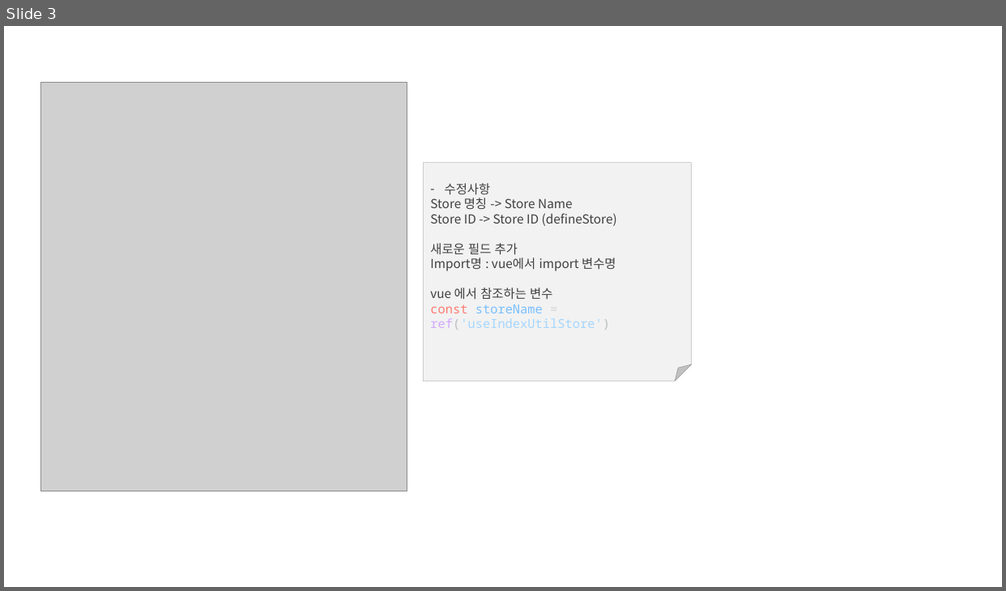
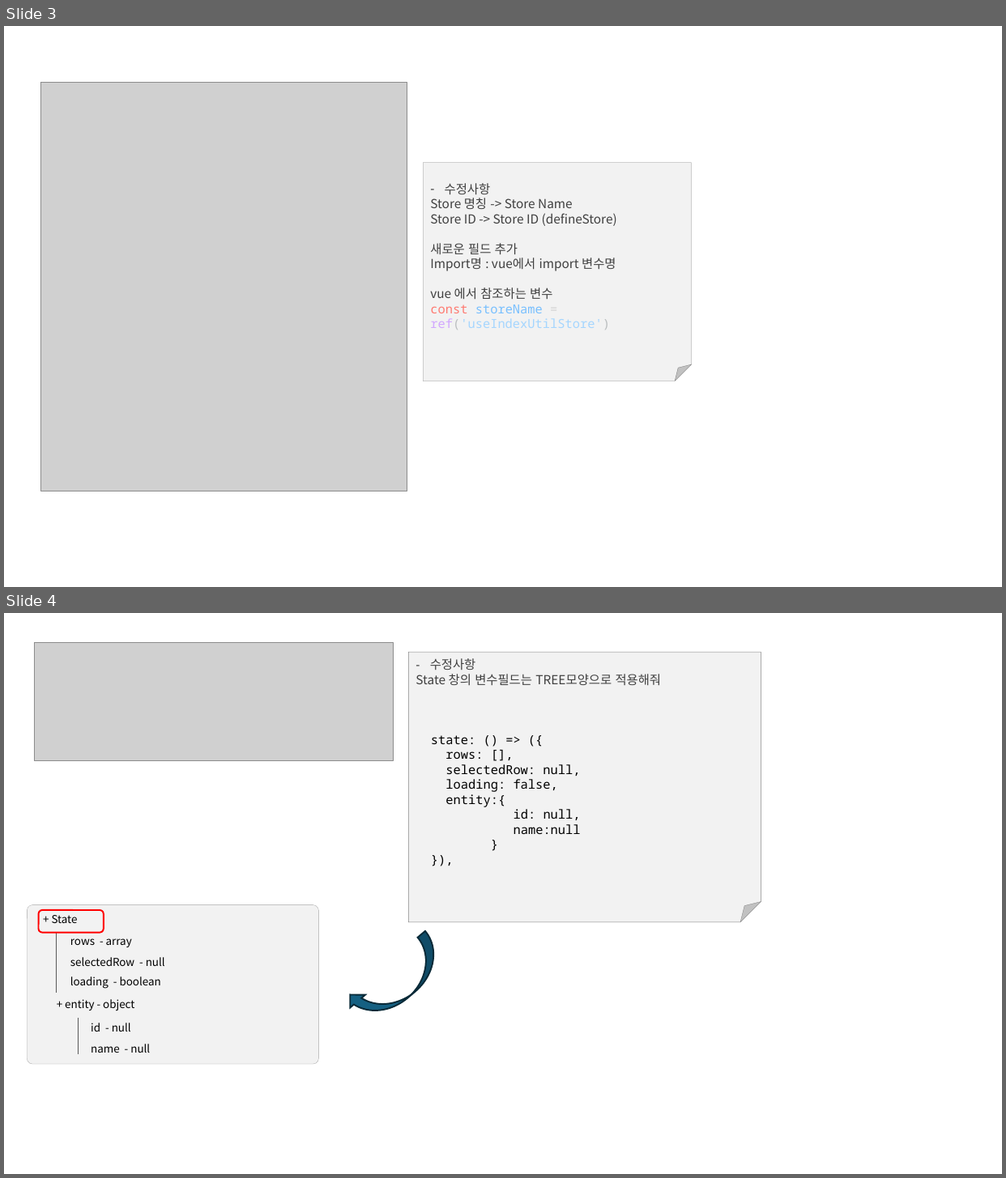
Before and after one commit to ncsysmaster/quasar-ui-tool, a slide deck: examples/Store화면 참조.pptx. Shown one above the other, each under a label of ours: slide 3 before the commit, slides 3 and 4 after it. The pictures are 1006x591 and 1006x1178 pixels, drawn with LibreOffice and Linux fonts; fonts in the diff are those of the drawing; grey boxes stand for pictures. Boxes give left, top, right and bottom in pixels: in the first picture for what was removed or moved away, otherwise in the second. Text is boxed around its words. In the diff, an @@ line names an element or a change of style, - is before the commit and + after.

```diff
--- a/examples/Store화면 참조.pptx
+++ b/examples/Store화면 참조.pptx
@@ slide 4 added at [4,613,1002,1174], background #FFFFFF @@
@@ picture added at [35,643,394,761] @@
@@ folded corner added at [408,652,761,922], fill #F2F2F2, outline #808080 0.25 pt, 12 pt, text #000000 @@
+– 수정사항
+State 창의 변수필드는 TREE모양으로 적용해줘
+state: () => ({
+rows: [],
+selectedRow: null,
+loading: false,
+entity:{
+id: null,
+name:null
+}
+}),
@@ rounded rectangle added at [27,905,319,1064], fill #F2F2F2, outline #A6A6A6 0.25 pt @@
@@ rounded rectangle added at [39,910,104,933], outline #FF0000 1.5 pt @@
@@ text added at [52,915,78,923], 10.5 pt, text #000000 @@
++ State
@@ line added from (57, 933) to (57, 993), #595959 0.25 pt @@
@@ text added at [70,939,132,948], 10.5 pt, text #000000 @@
+rows - array
@@ curved left arrow added at [343,931,451,1032], fill #156082, outline #092A39 1.5 pt @@
@@ text added at [70,957,165,966], 10.5 pt, text #000000 @@
+selectedRow - null
@@ text added at [70,977,161,989], 10.5 pt, text #000000 @@
+loading - boolean
@@ text added at [65,999,134,1012], 10.5 pt, text #000000 @@
++ entity - object
@@ line added from (78, 1018) to (78, 1054), #595959 0.25 pt @@
@@ text added at [91,1023,131,1032], 10.5 pt, text #000000 @@
+id - null
@@ text added at [91,1044,150,1053], 10.5 pt, text #000000 @@
+name - null
```
Also in this commit, not shown: 4 other slides added, 17 other files.
